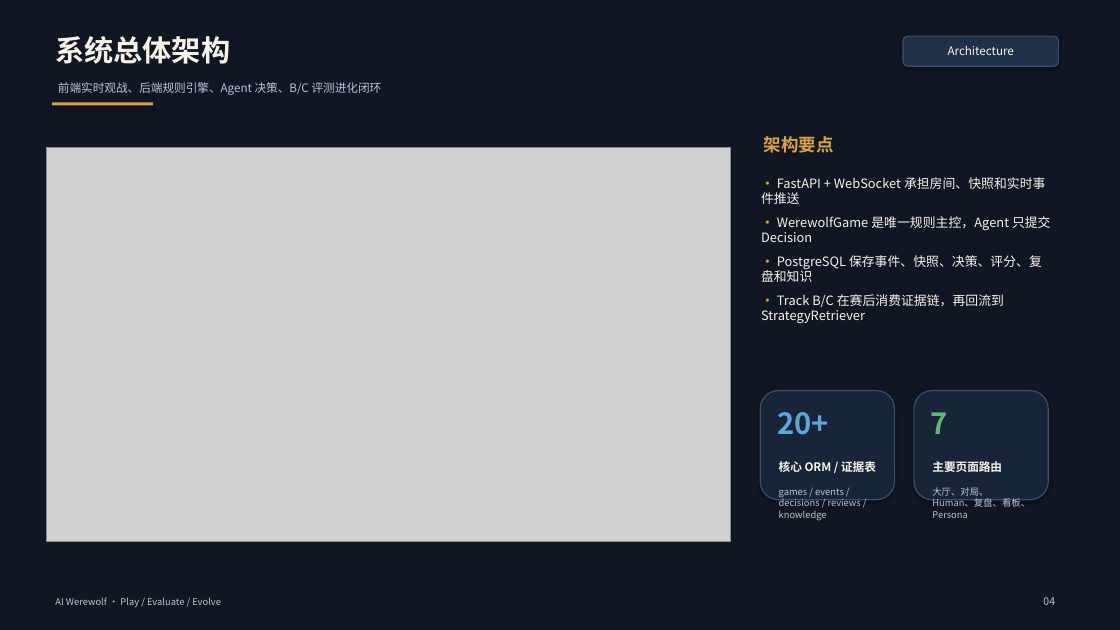
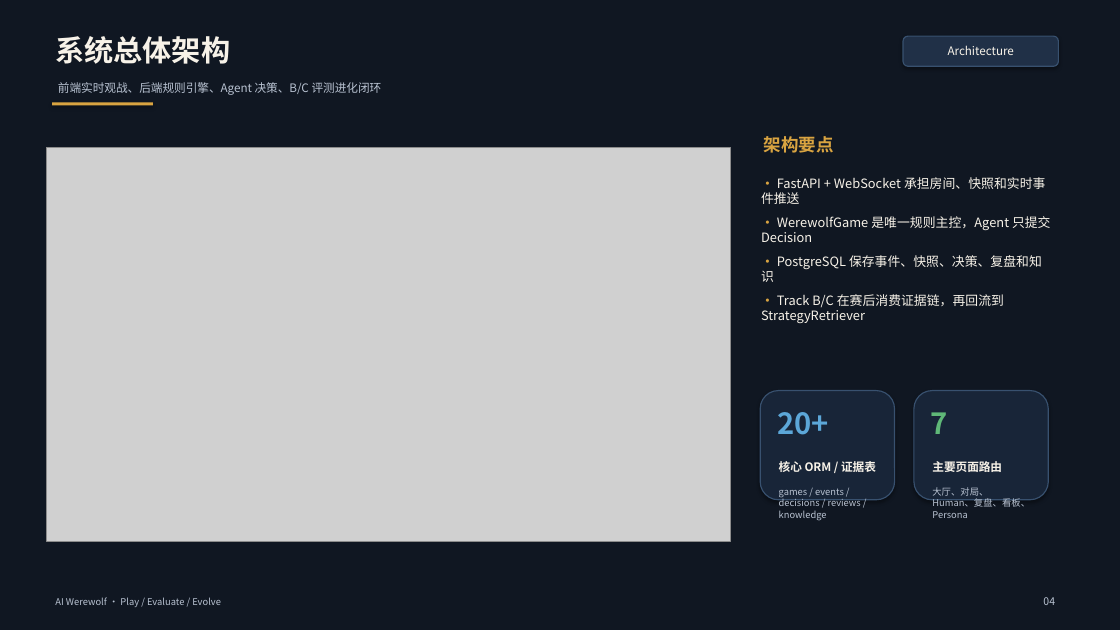
Before and after one commit to wxhfy/AIwerewolf, a slide deck: slide 4 of docs/presentations/AI_Werewolf_Project_Report.pptx. Drawn at 1120x630 pixels with LibreOffice and Linux fonts; fonts in the diff are those of the drawing; grey boxes stand for pictures. Boxes give left, top, right and bottom in pixels: in the first picture for what was removed or moved away, otherwise in the second. Text is boxed around its words. In the diff, an @@ line names an element or a change of style, - is before the commit and + after.

```diff
--- a/docs/presentations/AI_Werewolf_Project_Report.pptx
+++ b/docs/presentations/AI_Werewolf_Project_Report.pptx
@@ text at box(761, 255, 1042, 282): text changed @@
-• PostgreSQL 保存事件、快照、决策、评分、复盘和知识
+• PostgreSQL 保存事件、快照、决策、复盘和知识
```
Also in this commit, not shown: 8 other slides changed, 33 other files.
